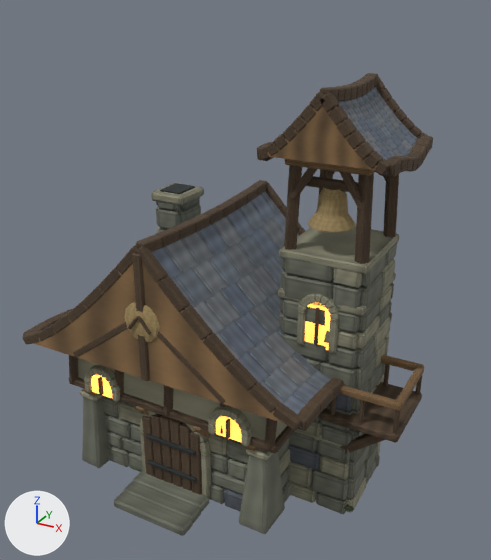
The Blender file Unity/Assets/Art_Reboot/Phase1/Source~/HeroReview/Reboot_Hero.blend, before and after one commit.
Rendered twice from a 50 mm camera at (6.7, -11.89, 10.5) aimed at (0.32, -0.29, 4.7). The lights are fixed; the arrows at lower left show +X, +Y and +Z. The picture after the commit comes second.

In view in the first picture: 'Hero_Casa_Campana'.
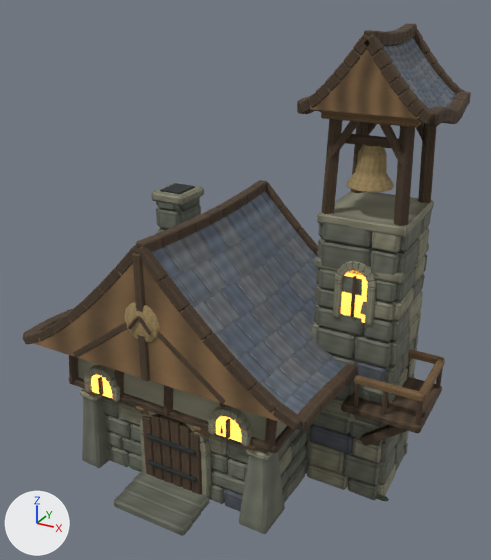
Location of each change, (x1, y1, x2, y2) in pixels of the pictures (491 x 560 px; the box of a moved part takes in the faces that stretch with it):
'Hero_Casa_Campana', reshaped (9% wider, 11% taller)
    before: (22, 73, 433, 536)
    after: (22, 24, 471, 536)
part 1 of me_recessed_dark_mortar_core, moved or reshaped
    before: (291, 483, 317, 503)
    after: (307, 464, 348, 490)
part 2 of me_recessed_dark_mortar_core, moved or reshaped
    before: (316, 492, 347, 514)
    after: (348, 477, 378, 500)
part 3 of me_recessed_dark_mortar_core, moved or reshaped
    before: (346, 477, 367, 513)
    after: (377, 463, 396, 496)
part 4 of me_recessed_dark_mortar_core, moved or reshaped
    before: (366, 459, 376, 484)
    after: (396, 447, 404, 471)
part 5 of me_recessed_dark_mortar_core, moved or reshaped
    before: (375, 454, 380, 467)
    after: (404, 443, 408, 456)
part 6 of me_recessed_dark_mortar_core, moved or reshaped
    before: (288, 461, 312, 487)
    after: (308, 442, 345, 473)
part 7 of me_recessed_dark_mortar_core, moved or reshaped
    before: (346, 463, 365, 499)
    after: (378, 447, 396, 485)
part 8 of me_recessed_dark_mortar_core, moved or reshaped
    before: (364, 443, 378, 477)
    after: (394, 431, 407, 464)
part 9 of me_recessed_dark_mortar_core, moved or reshaped (mostly hidden)
    before: (376, 442, 380, 456)
    after: (404, 431, 409, 444)
part 10 of me_recessed_dark_mortar_core, moved or reshaped (not visible before)
    after: (306, 438, 311, 459)
part 11 of me_recessed_dark_mortar_core, moved or reshaped
    before: (288, 445, 321, 470)
    after: (310, 424, 354, 454)
part 12 of me_recessed_dark_mortar_core, moved or reshaped
    before: (348, 446, 370, 479)
    after: (380, 434, 400, 462)
part 13 of me_recessed_dark_mortar_core, moved or reshaped
    before: (289, 432, 318, 452)
    after: (312, 412, 351, 434)
part 14 of me_recessed_dark_mortar_core, moved or reshaped (mostly hidden)
    before: (350, 433, 366, 461)
    after: (382, 437, 391, 443)
part 15 of me_recessed_dark_mortar_core, deleted
    before: (257, 73, 433, 511)
part 16 of me_recessed_dark_mortar_core, reshaped (mostly hidden before)
    before: (375, 76, 385, 91)
    after: (297, 24, 471, 501)

The change, as a diff of the scene's bpy script:
```diff
--- a/Unity/Assets/Art_Reboot/Phase1/Source~/HeroReview/Reboot_Hero.blend.py
+++ b/Unity/Assets/Art_Reboot/Phase1/Source~/HeroReview/Reboot_Hero.blend.py
@@ me_recessed_dark_mortar_core @@
-me_recessed_dark_mortar_core.from_pydata(...)  # 17938 vertices, 19386 faces; spans x -4.07..4.08, y -3.06..2.43, z -0.06..8.87
+me_recessed_dark_mortar_core.from_pydata(...)  # 17938 vertices, 19386 faces; spans x -4.07..4.38, y -3.06..2.43, z -0.06..9.75
+# me_recessed_dark_mortar_core part 1: the loose piece of 24 vertices spanning x 1.41..2.38, y -0.94..-0.71, z 0.0..0.36 is scaled about its middle by (1, 1, 1.1), then moved by (0.45, 0.73, 0.02)
+# me_recessed_dark_mortar_core part 2: the loose piece of 24 vertices spanning x 2.39..3.08, y -0.94..-0.72, z 0.0..0.36 is scaled about its middle by (1, 1, 1.1), then moved by (0.45, 0.73, 0.02)
+# me_recessed_dark_mortar_core part 3: the loose piece of 24 vertices spanning x 2.98..3.21, y -0.82..0.15, z 0.01..0.35 is scaled about its middle by (1, 1, 1.1), then moved by (0.45, 0.73, 0.02)
+# me_recessed_dark_mortar_core part 4: the loose piece of 24 vertices spanning x 2.97..3.19, y 0.17..0.86, z 0.01..0.35 is scaled about its middle by (1, 1, 1.1), then moved by (0.45, 0.73, 0.02)
+# me_recessed_dark_mortar_core part 5: the loose piece of 24 vertices spanning x 2.97..3.21, y 0.88..1.07, z 0.0..0.36 is scaled about its middle by (1, 1, 1.1), then moved by (0.45, 0.73, 0.02)
+# me_recessed_dark_mortar_core part 6: the loose piece of 24 vertices spanning x 1.41..2.26, y -0.94..-0.71, z 0.36..0.9 is scaled about its middle by (1, 1, 1.1), then moved by (0.45, 0.73, 0.06)
+# me_recessed_dark_mortar_core part 7: the loose piece of 24 vertices spanning x 2.97..3.2, y -0.82..-0.05, z 0.36..0.9 is scaled about its middle by (1, 1, 1.1), then moved by (0.45, 0.73, 0.06)
+# me_recessed_dark_mortar_core part 8: the loose piece of 24 vertices spanning x 2.97..3.2, y -0.03..0.78, z 0.36..0.9 is scaled about its middle by (1, 1, 1.1), then moved by (0.45, 0.73, 0.06)
+# me_recessed_dark_mortar_core part 9: the loose piece of 24 vertices spanning x 2.97..3.2, y 0.79..1.06, z 0.37..0.9 is scaled about its middle by (1, 1, 1.1), then moved by (0.45, 0.73, 0.06)
+# me_recessed_dark_mortar_core part 10: the loose piece of 24 vertices spanning x 1.31..1.52, y -0.82..0.22, z 0.36..0.9 is scaled about its middle by (1, 1, 1.1), then moved by (0.45, 0.73, 0.06)
+# me_recessed_dark_mortar_core part 11: the loose piece of 24 vertices spanning x 1.42..2.43, y -0.92..-0.7, z 0.91..1.34 is scaled about its middle by (1, 1, 1.1), then moved by (0.45, 0.73, 0.11)
+# me_recessed_dark_mortar_core part 12: the loose piece of 24 vertices spanning x 2.97..3.2, y -0.81..0.18, z 0.91..1.35 is scaled about its middle by (1, 1, 1.1), then moved by (0.45, 0.73, 0.11)
+# me_recessed_dark_mortar_core part 13: the loose piece of 24 vertices spanning x 1.42..2.35, y -0.93..-0.71, z 1.35..1.73 is scaled about its middle by (1, 1, 1.1), then moved by (0.45, 0.73, 0.15)
+# me_recessed_dark_mortar_core part 14: the loose piece of 24 vertices spanning x 2.96..3.19, y -0.81..0.22, z 1.35..1.74 is scaled about its middle by (1, 1, 1.1), then moved by (0.45, 0.73, 0.15)
+# me_recessed_dark_mortar_core part 15: 316 loose pieces with 7649 vertices, spanning x 0.96..4.08, y -1.16..1.4, z -0.01..8.87, are deleted
+# me_recessed_dark_mortar_core part 16: 150 vertices removed from x 1.08..3.43, y 0.93..1.4, z 2.59..8.81; 7799 vertices added at x 1.41..4.38, y -0.61..2.13, z -0.01..9.75
+# other edits to the shape of me_recessed_dark_mortar_core do not show in these pictures
 me_recessed_dark_mortar_core.materials.append(mat_reboot_atlas)
```
